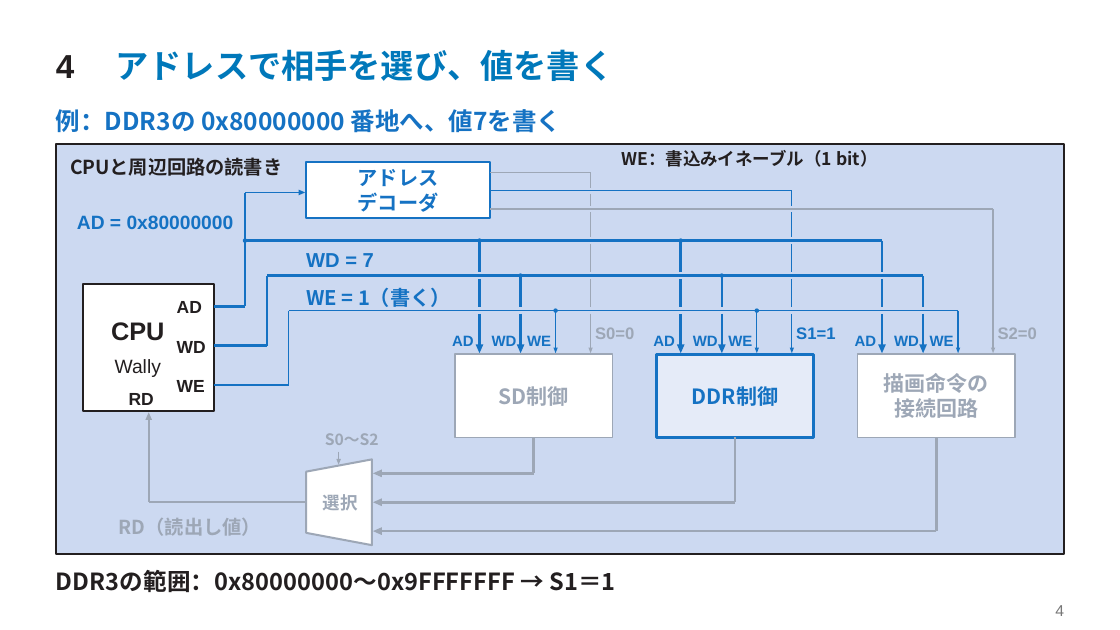
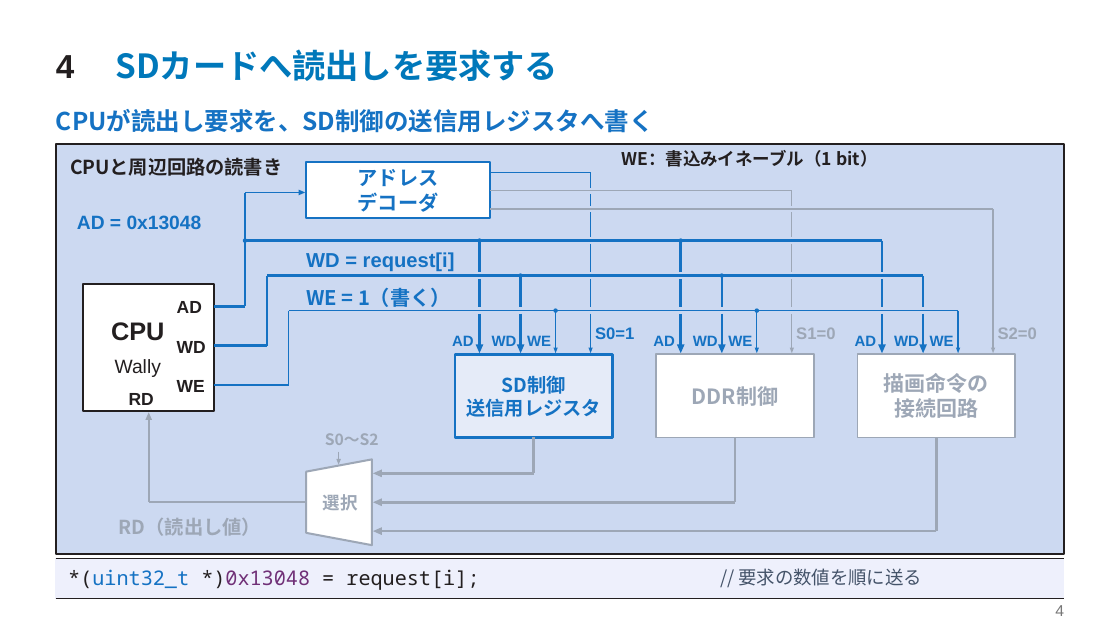
Before and after one commit to SoshiroFujimori/wally-game-console-research, a slide deck: slide 4 of docs/presentation/中間発表_主要事項.pptx. Drawn at 1120x630 pixels with LibreOffice and Linux fonts; fonts in the diff are those of the drawing. Boxes give left, top, right and bottom in pixels: in the first picture for what was removed or moved away, otherwise in the second. Text is boxed around its words. In the diff, an @@ line names an element or a change of style, - is before the commit and + after.

```diff
--- a/docs/presentation/中間発表_主要事項.pptx
+++ b/docs/presentation/中間発表_主要事項.pptx
@@ text at [116, 49, 559, 81]: text changed @@
-アドレスで相手を選び、値を書く
+SDカードへ読出しを要求する
@@ text at [56, 109, 654, 133]: text changed @@
-例：DDR3の 0x80000000 番地へ、値7を書く
+CPUが読出し要求を、SD制御の送信用レジスタへ書く
@@ freeform shape at [490, 172, 591, 173]: outline #9DA7B6 1.05 pt to #1572C3 1.05 pt @@
@@ freeform shape at [591, 172, 592, 348]: outline #9DA7B6 1.05 pt to #1572C3 1.05 pt @@
@@ freeform shape at [490, 191, 791, 192]: outline #1572C3 1.05 pt to #9DA7B6 1.05 pt @@
@@ freeform shape at [792, 191, 793, 348]: outline #1572C3 1.05 pt to #9DA7B6 1.05 pt @@
@@ text at [77, 215, 202, 229]: text changed @@
-AD = 0x80000000
+AD = 0x13048
@@ text at [306, 252, 455, 271]: text changed @@
-WD = 7
+WD = request[i]
@@ text at [595, 327, 634, 339]: text changed; text colour #9DA7B6 to #1572C3 @@
-S0=0
+S0=1
@@ text at [796, 328, 835, 339]: text changed; text colour #1572C3 to #9DA7B6 @@
-S1=1
+S1=0
@@ rectangle at [455, 355, 613, 438]: fill #FFFFFF to #E5EBF8; outline #9DA7B6 1.5 pt to #1572C3 2.25 pt @@
@@ freeform shape at [589, 348, 593, 354]: fill #9DA7B6 to #1572C3 @@
@@ rectangle at [656, 355, 814, 438]: fill #E5EBF8 to #FFFFFF; outline #1572C3 2.25 pt to #9DA7B6 1.5 pt @@
@@ freeform shape at [790, 348, 794, 354]: fill #1572C3 to #9DA7B6 @@
@@ text at [502, 375, 566, 394]: size 18 to 16.5 pt, text colour #9DA7B6 to #1572C3 in "SD制御" @@
@@ text "DDR制御" at [692, 386, 778, 406]: text colour #1572C3 to #9DA7B6 @@
@@ text at [467, 399, 601, 417]: paragraph added @@
+送信用レジスタ
@@ rectangle: place and size @@
-rectangle at [56, 570, 615, 592]
+rectangle at [56, 559, 1065, 599]
@@ rectangle at [56, 559, 1065, 599]: fill none to #EEF0FC; outline none to #EEF0FC 0 pt @@
@@ freeform shape added at [56, 559, 1065, 560], outline #231F20 0.83 pt @@
@@ text added at [68, 569, 479, 590], 17.2 pt, text #231F20 @@
+*(uint32_t *)0x13048 = request[i];
@@ text added at [739, 568, 922, 586], 15.8 pt, text #445369 @@
+// 要求の数値を順に送る
@@ text in rectangle at [56, 570, 615, 592]: text removed @@
-DDR3の範囲：0x80000000〜0x9FFFFFFF → S1＝1
@@ freeform shape added at [56, 598, 1065, 599], outline #231F20 0.83 pt @@
```
Also in this commit, not shown: 6 other slides changed, 2 slides added, 2 slides removed, 18 other files.
